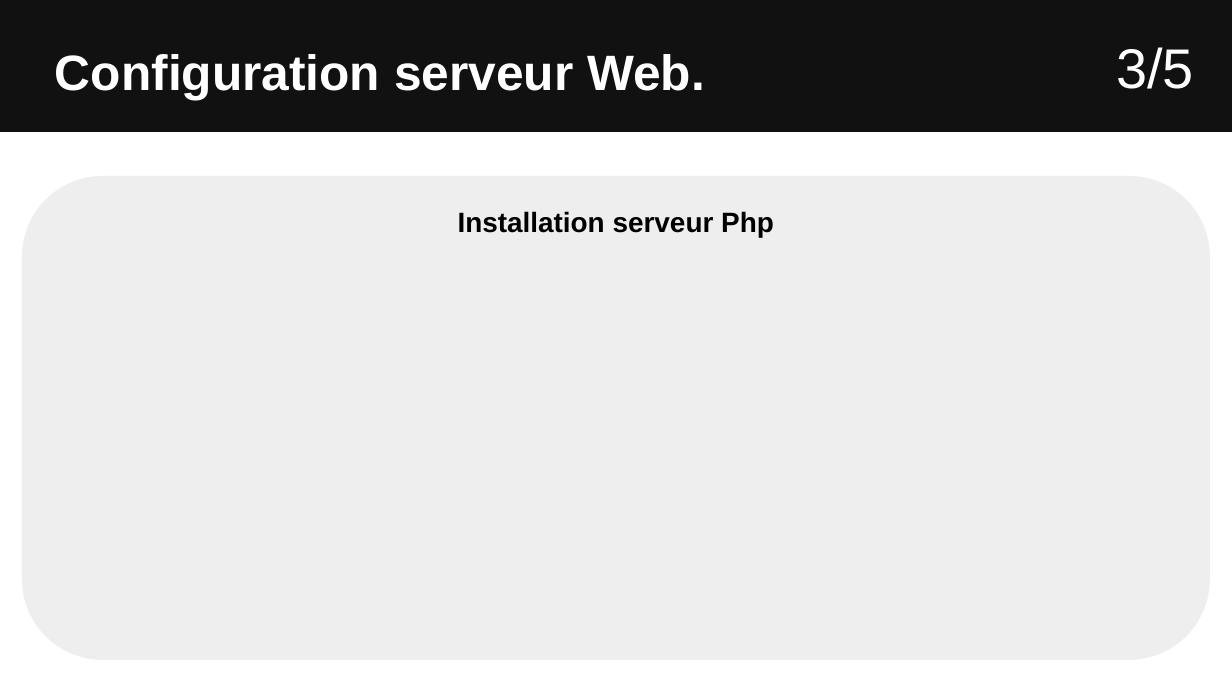
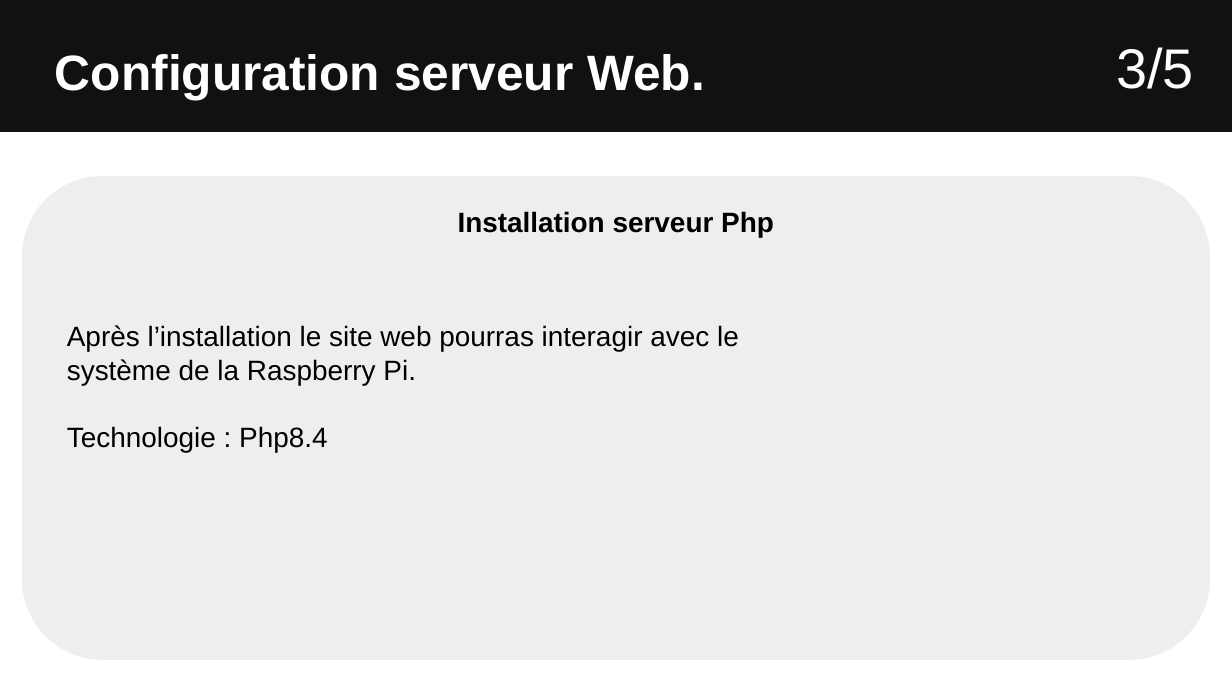
Before and after one commit to Sauvage89/sechoir-houblon, a slide deck: slide 22 of doc/diaporama/revu2/revu2_sauvage.odp. Drawn at 1232x693 pixels with LibreOffice and Linux fonts; fonts in the diff are those of the drawing. Boxes give left, top, right and bottom in pixels: in the first picture for what was removed or moved away, otherwise in the second. Text is boxed around its words. In the diff, an @@ line names an element or a change of style, - is before the commit and + after.

```diff
--- a/doc/diaporama/revu2/revu2_sauvage.odp
+++ b/doc/diaporama/revu2/revu2_sauvage.odp
@@ text added at (x1=67, y1=325, x2=739, y2=452), 18 pt, text #000000 @@
+Après l’installation le site web pourras interagir avec le système de la Raspberry Pi.
+Technologie : Php8.4
```
Also in this commit, not shown: 11 other slides changed.
